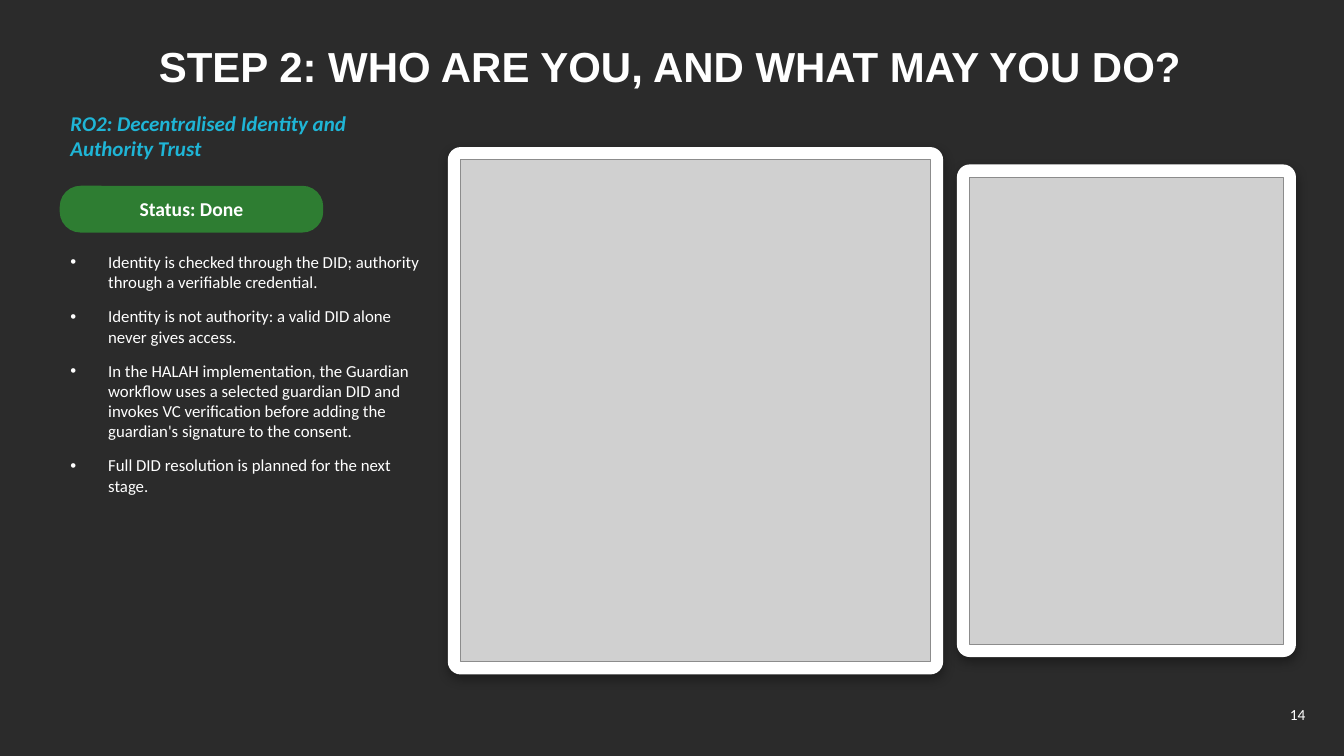
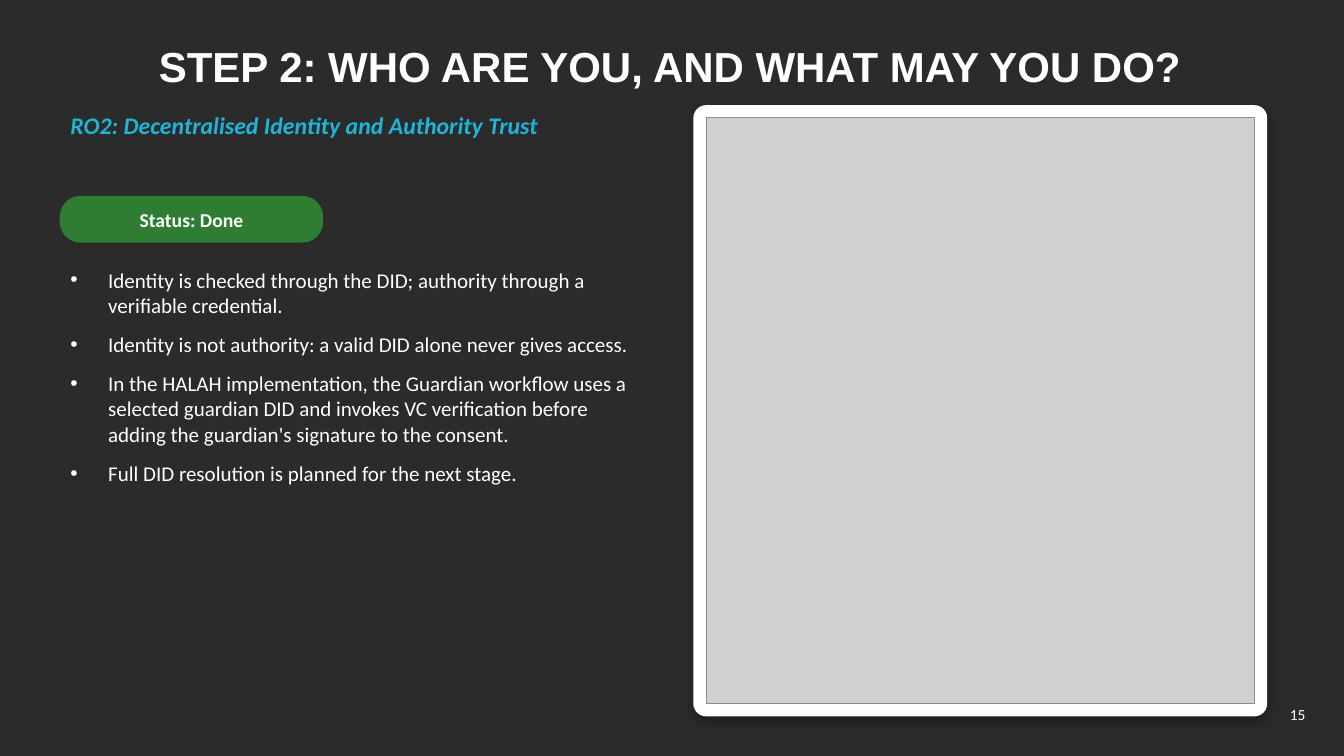
Before and after one commit to yasir12345678900/HealthRWA-Sepolia-Personal-try, a slide deck: slide 15 of docs/Yasir_Candidature_Reassessment_Slides_Simple.pptx (slide 14 before the commit). Drawn at 1344x756 pixels with LibreOffice and Linux fonts; fonts in the diff are those of the drawing; grey boxes stand for pictures; background and template pictures are left out; a plain dark background stands for a picture behind light text. Boxes give left, top, right and bottom in pixels: in the first picture for what was removed or moved away, otherwise in the second. Text is boxed around its words. In the diff, an @@ line names an element or a change of style, - is before the commit and + after.

```diff
--- a/docs/Yasir_Candidature_Reassessment_Slides_Simple.pptx
+++ b/docs/Yasir_Candidature_Reassessment_Slides_Simple.pptx
@@ text "RO2: Decentralised Identity and Authority ..." at (70, 117, 537, 138): size 15 to 17 pt @@
@@ rounded rectangle: place and size @@
-rounded rectangle at (958, 165, 1296, 656)
+rounded rectangle at (695, 106, 1267, 716)
@@ rounded rectangle at (695, 106, 1267, 716): proportions changed @@
@@ picture: place and size @@
-picture at (461, 160, 931, 662)
+picture at (707, 118, 1255, 704)
@@ rounded rectangle removed at (449, 148, 943, 675) @@
@@ picture removed at (970, 177, 1284, 644) @@
@@ text "Status: Done": place and size @@
-text "Status: Done" at (140, 203, 243, 216)
+text "Status: Done" at (140, 214, 243, 227)
@@ rounded rectangle: place and size @@
-rounded rectangle at (60, 187, 323, 232)
+rounded rectangle at (60, 197, 323, 242)
@@ text "Identity is checked through the ...": place and size @@
-text "Identity is checked through the ..." at (108, 256, 419, 495)
+text "Identity is checked through the ..." at (108, 273, 627, 485)
@@ text "Identity is checked through the ..." at (108, 273, 627, 485): size 12 to 15 pt @@
@@ page number at (1290, 710, 1306, 720): text changed @@
-14
+15
```
Also in this commit, not shown: 5 other slides changed, 6 slides added, 3 other files.
